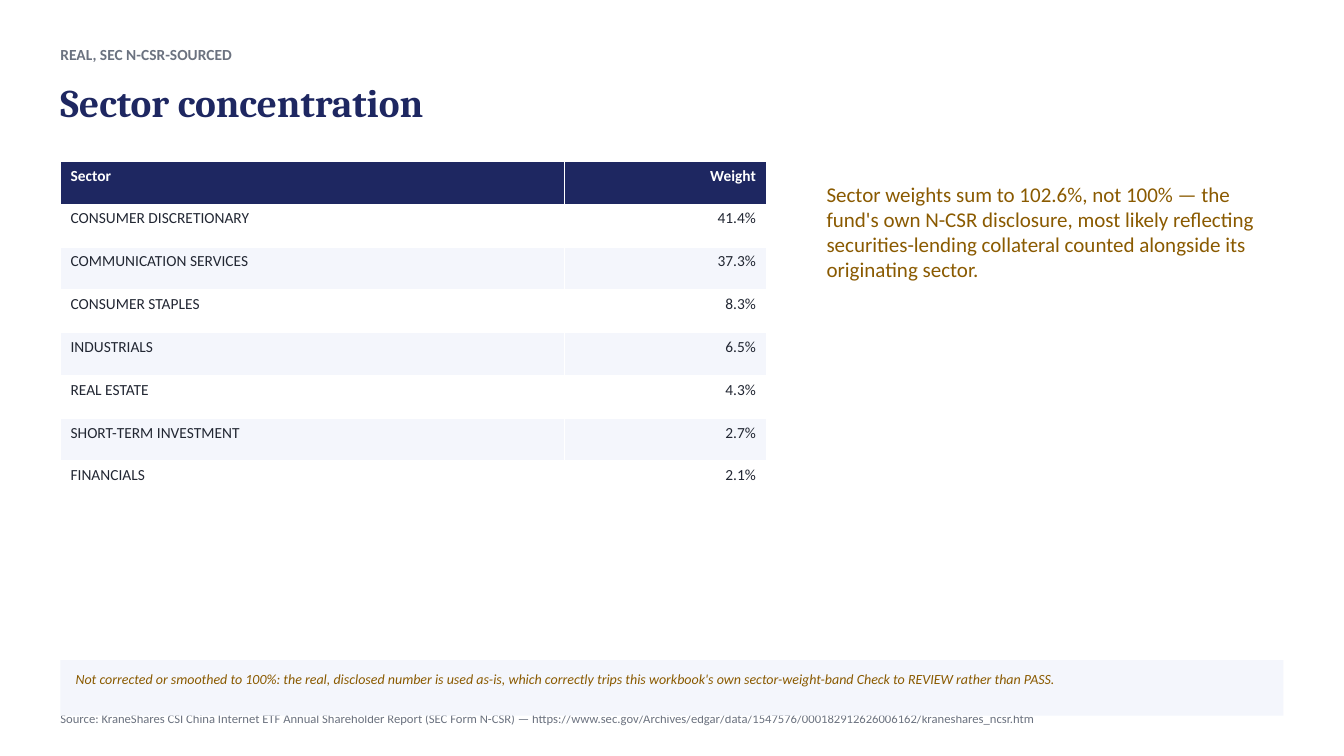
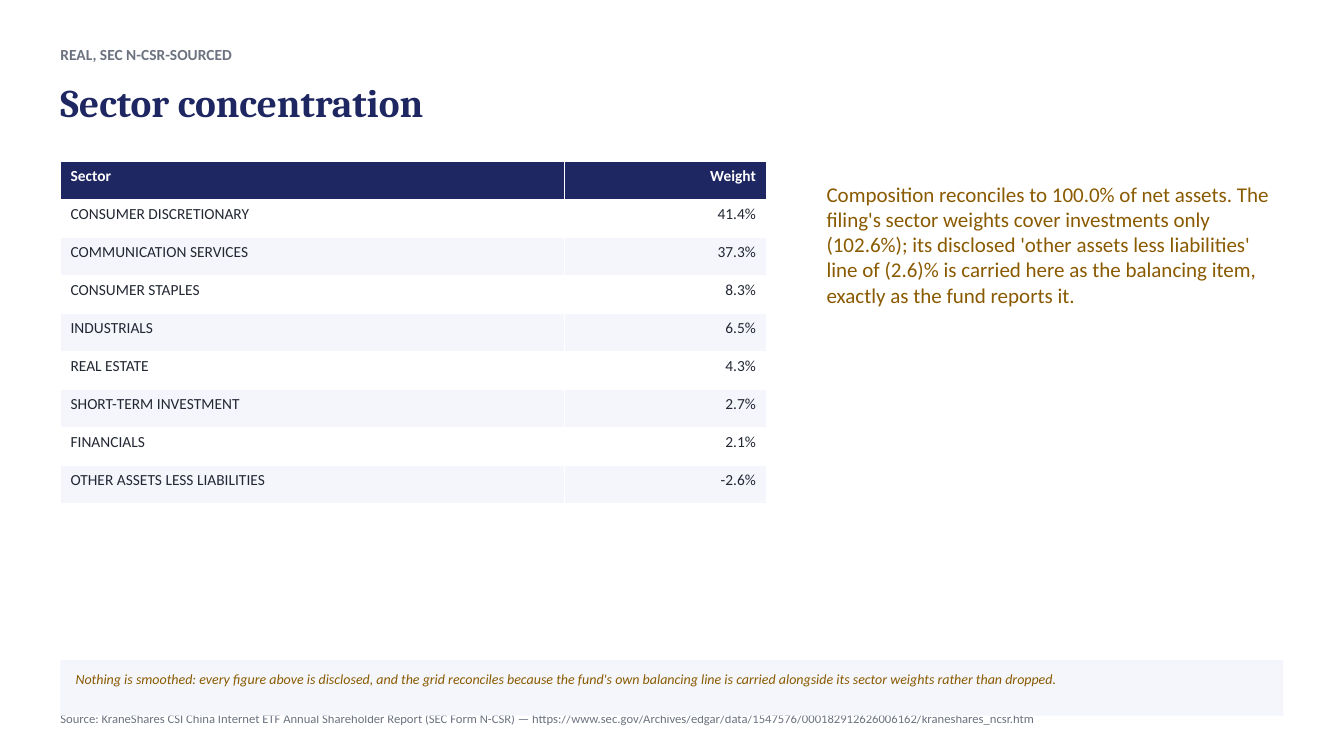
Before and after one commit to SMC17/finance-segway, a slide deck: slide 4 of 30_ETF_Construction_Management/presentations/etf-public-kweb-2026-stress-fund-memo.pptx. Drawn at 1344x756 pixels with LibreOffice and Linux fonts; fonts in the diff are those of the drawing. Boxes give left, top, right and bottom in pixels: in the first picture for what was removed or moved away, otherwise in the second. Text is boxed around its words. In the diff, an @@ line names an element or a change of style, - is before the commit and + after.

```diff
--- a/30_ETF_Construction_Management/presentations/etf-public-kweb-2026-stress-fund-memo.pptx
+++ b/30_ETF_Construction_Management/presentations/etf-public-kweb-2026-stress-fund-memo.pptx
@@ table at (60,161,766,504) @@
+row 9: OTHER ASSETS LESS LIABILITIES | -2.6%
@@ text at (827,187,1269,307): text changed @@
-Sector weights sum to 102.6%, not 100% — the fund's own N-CSR disclosure, most likely reflecting securities-lending collateral counted alongside its originating sector.
+Composition reconciles to 100.0% of net assets. The filing's sector weights cover investments only (102.6%); its disclosed 'other assets less liabilities' line of (2.6)% is carried here as the balancing item, exactly as the fund reports it.
@@ text at (76,674,1056,687): text changed @@
-Not corrected or smoothed to 100%: the real, disclosed number is used as-is, which correctly trips this workbook's own sector-weight-band Check to REVIEW rather than PASS.
+Nothing is smoothed: every figure above is disclosed, and the grid reconciles because the fund's own balancing line is carried alongside its sector weights rather than dropped.
```
Also in this commit, not shown: 2 other slides changed, 13 other files.
